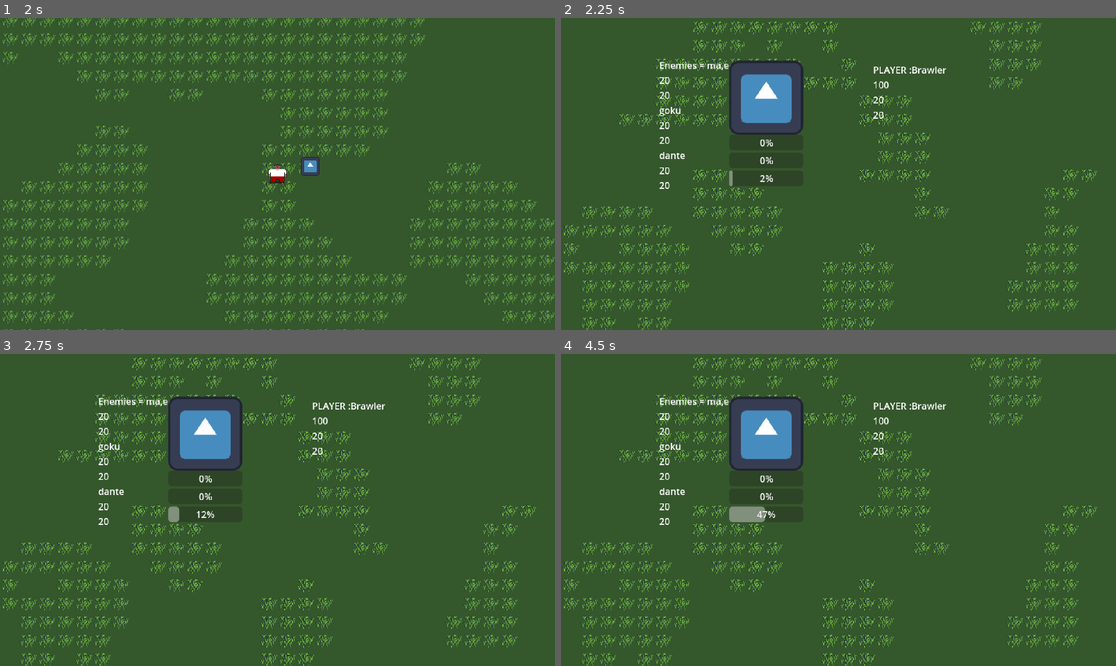
Above: before the commit, frames 1-4 (two rows, left to right).
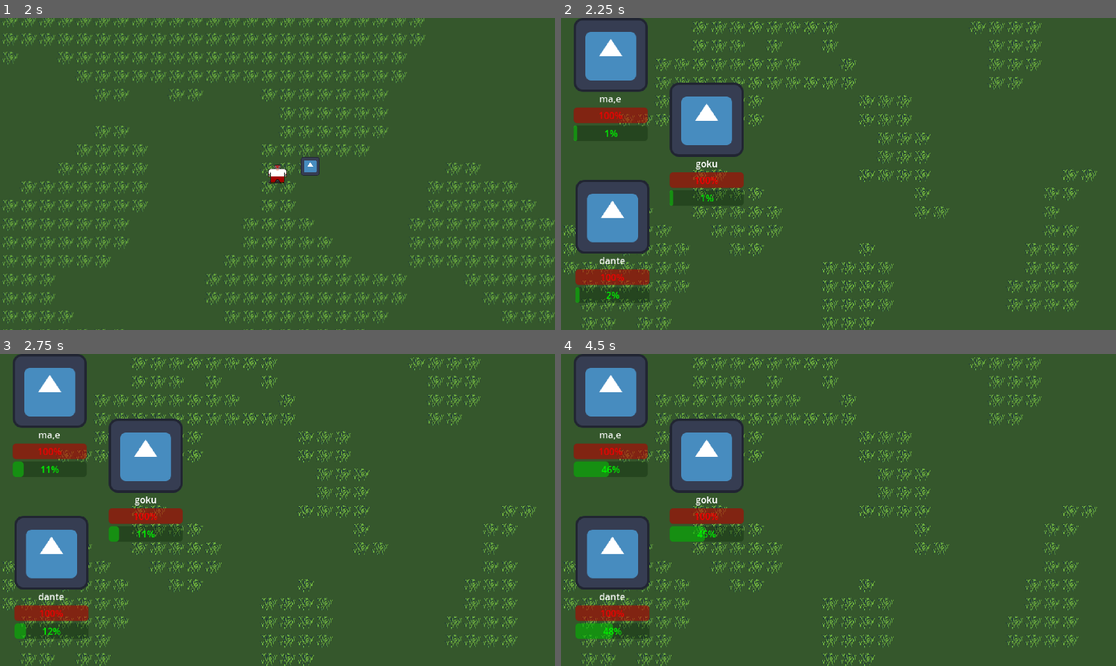
Above: after the commit, the same moments.

Repository: OwenFrakes/PBP.OJJ_RPG
Game: Godot game, scene res://Scenes/titleScreen.tscn
Two runs of this game, one before a commit and one after it. Both use one fixed random seed, a clock stepped at 60 frames per second and the inputs below. The engine's default icon, where the game draws it, is replaced by a stand-in: a white triangle on a blue panel in a dark square.
Inputs (mouse positions are in pixels of both pictures, inside the frame that each line leads up to):
- Up to frame 1 (2 s): click "Start Game" at 0.5 s; click "Select" at 1.25 s
- Up to frame 2 (2.25 s): move the mouse to (960, 158) at 2.02 s; hold D (Right) from 2.03 s (still down)
- Up to frame 3 (2.75 s): keep holding D (Right)
- Up to frame 4 (4.5 s): move the mouse to (727, 525) at 2.77 s; release D (Right) at 2.78 s; hold S (Down) 2.78-3.53 s; move the mouse to (894, 441) at 3.52 s; hold D (Right) 3.53-4.28 s; move the mouse to (810, 572) at 4.27 s; hold W (Up) from 4.28 s (still down)

Frame 1 is identical in both runs. In frame 2, 15% of the frame differs, in the area x 2-70%, y 0-92%; in frame 3, 15%; in frame 4, 16%.

Commit message:
EntityInfo Upgraded

Diff:
--- a/pbp.ojj_rpg/Scenes/world.tscn
+++ b/pbp.ojj_rpg/Scenes/world.tscn
@@ -243,21 +243,6 @@
 tile_map_data = PackedByteArray("AAAAAAAAAAAAAAAAAAAAAAEAAAAAAAAAAAAAAAIAAAAAAAAAAAAAAAMAAAAAAAAAAAAAAAQAAAAAAAAAAAAAAA …(8080 unchanged characters)…
 tile_set = SubResource("TileSet_ryh3q")
 
-[node name="EnemiesLabel" type="Label" parent="BattleCamera"]
-z_index = 1
-offset_left = 170.0
-offset_top = 70.0
-offset_right = 253.0
-offset_bottom = 93.0
-text = "Enemies = "
-
-[node name="PlayerLabel" type="Label" parent="BattleCamera"]
-offset_left = 540.0
-offset_top = 78.0
-offset_right = 607.0
-offset_bottom = 101.0
-text = "PLAYER :"
-
 [node name="Control" type="Control" parent="BattleCamera"]
 layout_mode = 3
 anchors_preset = 0
@@ -267,6 +252,7 @@
 [node name="RunBtn" type="Button" parent="BattleCamera/Control"]
 z_index = 1
 texture_filter = 1
+layout_mode = 0
 offset_left = 849.0
 offset_top = 484.0
 offset_right = 948.0
@@ -276,6 +262,7 @@
 [node name="FightBtn" type="Button" parent="BattleCamera/Control"]
 z_index = 1
 texture_filter = 1
+layout_mode = 0
 offset_left = 737.0
 offset_top = 484.0
 offset_right = 836.0
@@ -286,6 +273,7 @@
 [node name="ItemsBtn" type="Button" parent="BattleCamera/Control"]
 z_index = 1
 texture_filter = 1
+layout_mode = 0
 offset_left = 627.0
 offset_top = 483.0
 offset_right = 726.0
@@ -295,6 +283,7 @@
 
 [node name="Attacks" type="Panel" parent="BattleCamera/Control"]
 visible = false
+layout_mode = 0
 offset_left = 676.0
 offset_top = -1.0
 offset_right = 958.0
@@ -313,8 +302,17 @@
 offset_right = 281.0
 offset_bottom = 477.0
 
-[node name="Marker2D" type="Marker2D" parent="BattleCamera"]
-position = Vector2(355, 138)
+[node name="EnemyPosition1" type="Marker2D" parent="BattleCamera"]
+position = Vector2(85.5, 64)
+
+[node name="EnemyPosition2" type="Marker2D" parent="BattleCamera"]
+position = Vector2(252, 176)
+
+[node name="EnemyPosition3" type="Marker2D" parent="BattleCamera"]
+position = Vector2(89, 343.5)
+
+[node name="EnemyPosition4" type="Marker2D" parent="BattleCamera"]
+position = Vector2(253, 432.5)
 
 [connection signal="pressed" from="Player/PauseMenu/ResumeBtn" to="Player" method="pauseMenu"]
 [connection signal="pressed" from="Player/PauseMenu/MainMenuBtn" to="Player" method="mainMenu"]
--- a/pbp.ojj_rpg/Scripts/battle_master.gd
+++ b/pbp.ojj_rpg/Scripts/battle_master.gd
@@ -6,10 +6,10 @@
 var turn_active = false
 var is_player_turn = true
 var enemy_group
-var enemies
-var entitiy_info_nodes = []
-@onready var enemy_label = $EnemiesLabel
-@onready var player_label = $PlayerLabel
+var enemies : Array
+var enemy_entity_info = []
+var player_group
+var player_entity_info = []
 @onready var player_reference = $"../Player"
 @onready var battle_camera = self
 
@@ -29,7 +29,7 @@
 @onready var attack_container = $Control/Attacks
 @onready var enemy_choice = $Control/Attacks/AttackList/EnemyChoice
 @onready var attack_list = $Control/Attacks/AttackList
-@onready var debug_marker = $Marker2D
+@onready var enemy_info_positions = [$EnemyPosition1, $EnemyPosition2, $EnemyPosition3, $EnemyPosition4]
 
 var count : float
 
@@ -42,7 +42,7 @@
 
 func _process(delta: float) -> void:
 
-	#An entity is acting.
+	##An entity is acting.##
 	if(turn_active):
 		#If it's the player's turn, just make the controls visible, the player does the rest.
 		if(is_player_turn):
@@ -52,10 +52,9 @@
 		else:
 			controlsUsable(false)
 			await get_tree().create_timer(2).timeout
-			print("enemy acted")
 			turn_active = false
 
-	#Since no entity is acting, check if one can, else pass time.
+	##Since no entity is acting, check if one can, else pass time.##
 	else:
 		#Check if the player can have an action.
 		if(player_action_amount >= player_action_limit):
@@ -64,22 +63,20 @@
 			player_action_amount = 0
 
 		#Loop to check if an enemy can have an action.
-		var enemy_action_num = 0
-		while(enemy_action_num < enemies.size()):
-			if(enemies[enemy_action_num].action_amount >= enemies[enemy_action_num].action_limit):
+		for enemy_action in range(enemies.size()):
+			if(enemies[enemy_action].action_amount >= enemies[enemy_action].action_limit):
 				is_player_turn = false
 				turn_active = true
-				enemies[enemy_action_num].action_amount = 0
+				enemies[enemy_action].action_amount = 0
+				enemy_entity_info[enemy_action].changeAction(enemies[enemy_action].action_amount)
+				print(enemies[enemy_action].getName() + " acted")
 				break
-			enemy_action_num += 1
 
 		if(!turn_active):
-			for enemy in enemies:
-				enemy.action_amount += delta * enemy.action_multiplier * 20
+			for i in range(enemies.size()):
+				enemies[i].action_amount += delta * enemies[i].action_multiplier * 20
+				enemy_entity_info[i].changeAction(enemies[i].action_amount)
 			player_action_amount += delta * player_action_multiplier * 20
-	debug_info.action_bar_node.value = enemies[0].action_amount
-
-var debug_info = EntityInfo.new(load("res://Resources/icon.svg"))
 
 #Give new variables for new battle.
 func readyBattle(new_enemy):
@@ -95,10 +92,7 @@
 	#Put enemy informtaion in the labels.
 	enemy_group = PlayerStats.enemy
 	enemies = enemy_group.enemies
-	for enemy in enemy_group.enemies:
-		enemy_label.text += (enemy.stringInfo())
-
-	player_label.text += PlayerStats.stringInfo()
+
 
 	attack_list.clear()
 	count = 0
@@ -115,10 +109,29 @@
 	controlsUsable(false)
 	process_mode = PROCESS_MODE_INHERIT
 
-	debug_info.position = debug_marker.position
-	add_child(debug_info)
+	#Make the EntityInfo nodes for each participant.
+	for x in range(enemies.size()):
+		var enemy_info = EntityInfo.new(enemies[x].getName())
+		enemy_entity_info.append(enemy_info)
+		enemy_info.position = enemy_info_positions[x].position
+		enemy_info.setHealthBar(enemies[x].getHealth())
+		enemy_info.setActionBar(enemies[x].getActionLimit())
+		enemy_info.isEnemy()
+		add_child(enemy_info)
+
+	debugCheckArray()
 
 ###############Control Nodes#################
+
+func debugCheckArray():
+	var string = "Enemies: "
+	for enemy in enemies:
+		string += enemy.getName() + " "
+	print(string)
+	string = "InfoNodes: "
+	for node in enemy_entity_info:
+		string += node.label_node.text + " "
+	print(string)
 
 func controlsUsable(boolean : bool):
 	if(boolean):
@@ -184,20 +197,22 @@
 	var enemyHP = enemies[enemy_position].getHealth()
 	enemyHP -= player_moveset[move_position].getDamage() * getPlayerAttackEffectiveness()
 	enemies[enemy_position].health = enemyHP
+	enemy_entity_info[enemy_position].changeHealth(enemies[enemy_position].health)
+
 	player_health -= player_moveset[move_position].getHealthCost()
 	player_mana -= player_moveset[move_position].getManaCost()
+
 	if enemyHP <= 0:
-		enemies.remove_at(move_position)
-		player_label.text = "Player: \n"
-		player_label.text += (str(player_class.getName()) + "\n" + str(player_health) + "\n" +  str(player_class.getStamina()) + "\n" + str(player_class.getMana()))
-		enemy_label.text = "Enemies: \n"
+		enemies.remove_at(enemy_position)
+		enemy_entity_info[enemy_position].free()
+		enemy_entity_info.remove_at(enemy_position)
 		count = 0
-		for enemy in enemies:
-			enemy_label.text += (enemy.stringInfo())
 	if enemies.size() == 0:
 		battleWin()
+
 	controlsUsable(false)
 	turn_active = false
+	debugCheckArray()
 
 #Subtracts from player health.
 func enemyAttack(enemy_location: int):
--- a/pbp.ojj_rpg/Scripts/enemy.gd
+++ b/pbp.ojj_rpg/Scripts/enemy.gd
@@ -28,6 +28,7 @@
 	while count < tMoveset.size():
 		moveset[count] = tMoveset[count]
 		count += 1
+	randomActionLimit()
 
 func getName():
 	return eName
@@ -37,3 +38,7 @@
 	return weakness[pos]
 func stringInfo() -> String:
 	return eName + "\n" + str(health) + "\n" + str(mana) + "\n"
+func getActionLimit():
+	return action_limit
+func randomActionLimit():
+	action_limit = action_limit + randi_range(-10,10)
--- a/pbp.ojj_rpg/Scripts/enemy_body.gd
+++ b/pbp.ojj_rpg/Scripts/enemy_body.gd
@@ -27,11 +27,11 @@
 
 	#Make the enemies and set them up.
 	enemies.append(Enemy.new())
-	enemies[0].setEnemy("ma,e", 20, 20, ["fire, ice"], moveset)
+	enemies[0].setEnemy("ma,e", 400, 20, ["fire, ice"], moveset)
 	enemies.append(Enemy.new())
 	enemies[1].setEnemy("goku", 20, 20, ["fire, ice"], moveset)
 	enemies.append(Enemy.new())
-	enemies[2].setEnemy("dante", 20, 20, ["fire, ice"], moveset)
+	enemies[2].setEnemy("dante", 30, 20, ["fire, ice"], moveset)
 
 
 # Called every frame. 'delta' is the elapsed time since the previous frame.
--- a/pbp.ojj_rpg/Scripts/entity_info.gd
+++ b/pbp.ojj_rpg/Scripts/entity_info.gd
@@ -1,6 +1,7 @@
 class_name EntityInfo
 extends Control
 
+var label_node = Label.new()
 var image_node = Sprite2D.new()
 var vertical_container = VBoxContainer.new()
 var health_bar_node = ProgressBar.new()
@@ -9,7 +10,6 @@
 
 # Called when the node enters the scene tree for the first time.
 func _ready() -> void:
-
 
 	#Add Sprite First
 	add_child(image_node)
@@ -20,10 +20,44 @@
 	vertical_container.size = Vector2(128, 0)
 	add_child(vertical_container)
 
+	#Other Node edits.
+	label_node.horizontal_alignment = HORIZONTAL_ALIGNMENT_CENTER
+	health_bar_node.self_modulate = Color(1,0,0)
+	action_bar_node.self_modulate = Color(0,1,0)
+
 	#Add the bars to the container
+	vertical_container.add_child(label_node)
 	vertical_container.add_child(health_bar_node)
 	vertical_container.add_child(mana_bar_node)
 	vertical_container.add_child(action_bar_node)
 
-func _init(new_texture : Texture2D) -> void:
+func _init(new_label : String, new_texture : Texture2D = load("res://Resources/icon.svg")) -> void:
 	image_node.texture = new_texture
+	label_node.text = new_label
+
+func isEnemy():
+	mana_bar_node.hide()
+
+##Health##
+func setHealthBar(new_max, current_value = new_max):
+	health_bar_node.max_value = new_max
+	health_bar_node.value = current_value
+
+func changeHealth(new_value):
+	health_bar_node.value = new_value
+
+##Mana##
+func setManaBar(new_max, current_value = new_max):
+	mana_bar_node.max_value = new_max
+	mana_bar_node.value = current_value
+
+func changeMana(new_value):
+	mana_bar_node.value = new_value
+
+##Action##
+func setActionBar(new_max, current_value = 0):
+	action_bar_node.max_value = new_max
+	action_bar_node.value = current_value
+
+func changeAction(new_value):
+	action_bar_node.value = new_value
--- a/pbp.ojj_rpg/Scripts/player_body.gd
+++ b/pbp.ojj_rpg/Scripts/player_body.gd
@@ -22,7 +22,6 @@
 #Battle Variables
 @onready var battle_camera = $"../BattleCamera"
 @onready var player_camera = $PlayerCamera
-@onready var enemy_label = $"../BattleCamera/EnemiesLabel"
 var movePos: int
 var enemyPos: int
 var playerHP: float
